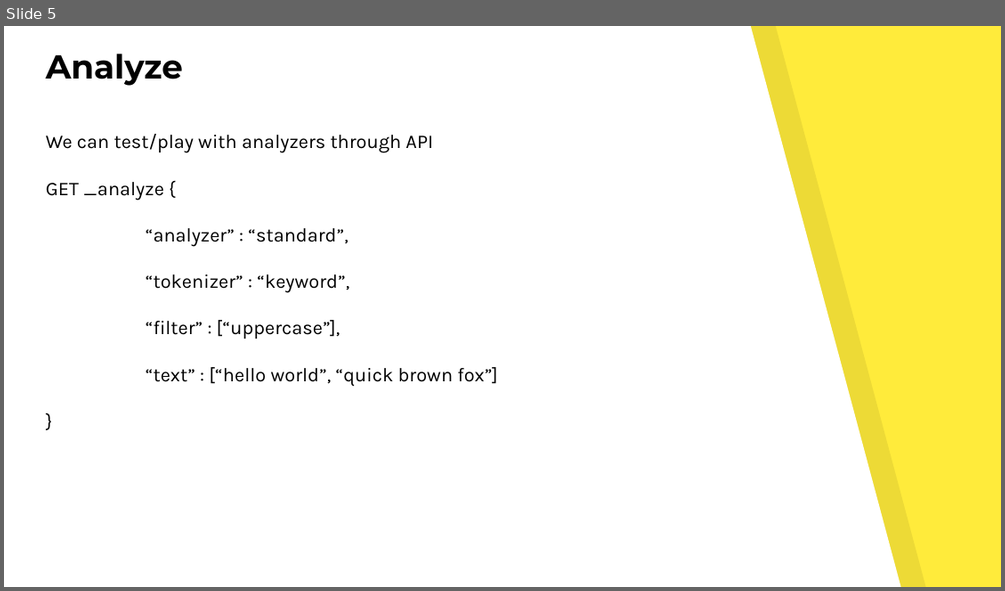
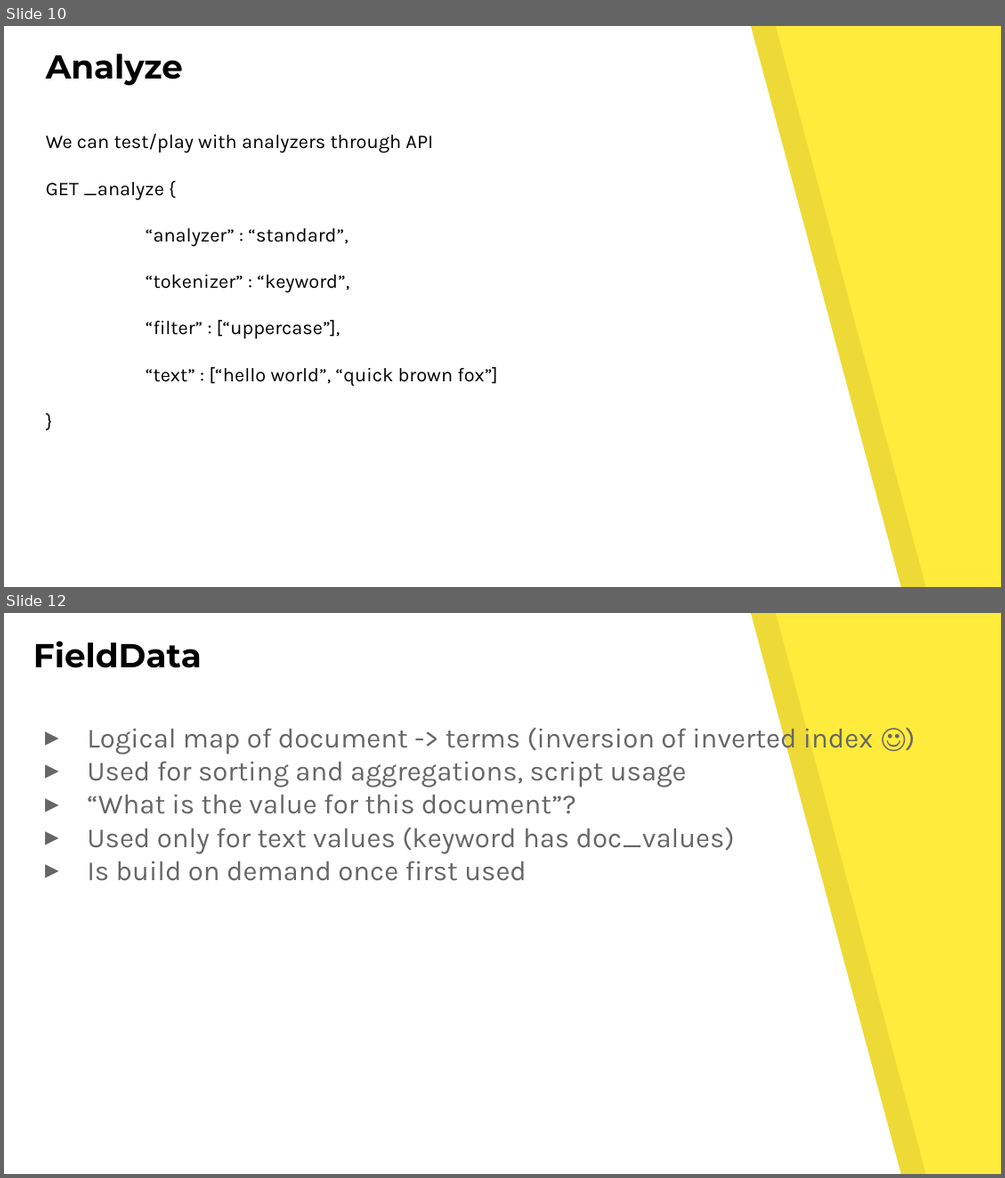
Before and after one commit to kucera-jan-cz/elasticsearch-course, a slide deck: 02 - search.pptx. Shown one above the other, each under a label of ours: slide 5 before the commit, slides 10 and 12 after it; the slides between them are not shown. The pictures are 1005x591 and 1005x1178 pixels, drawn with LibreOffice and Linux fonts; fonts in the diff are those of the drawing. Boxes give left, top, right and bottom in pixels: in the first picture for what was removed or moved away, otherwise in the second. Text is boxed around its words. In the diff, an @@ line names an element or a change of style, - is before the commit and + after.

```diff
--- a/02 - search.pptx
+++ b/02 - search.pptx
@@ slide 12 added at bbox=[4, 613, 1001, 1174], background #FFEB3B; not listed: 2 template elements that a slide beside it also shows @@
@@ title added at bbox=[33, 641, 202, 668], 24 pt, text #000000, bold @@
+FieldData
@@ text added at bbox=[87, 722, 873, 881], 20 pt, text #666666 @@
+▸ Logical map of document -> terms (inversion of inverted index ☺)
+▸ Used for sorting and aggregations, script usage
+▸ “What is the value for this document”?
+▸ Used only for text values (keyword has doc_values)
+▸ Is build on demand once first used
@@ what was slide 5 is now slide 10 @@
```
Also in this commit, not shown: 3 slides changed, 4 other slides added, 1 other file.
